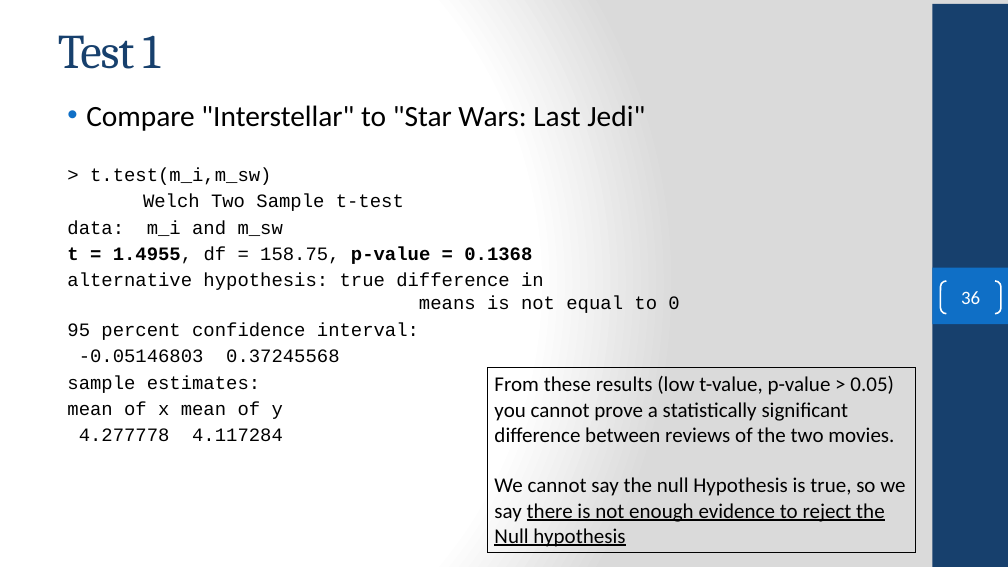
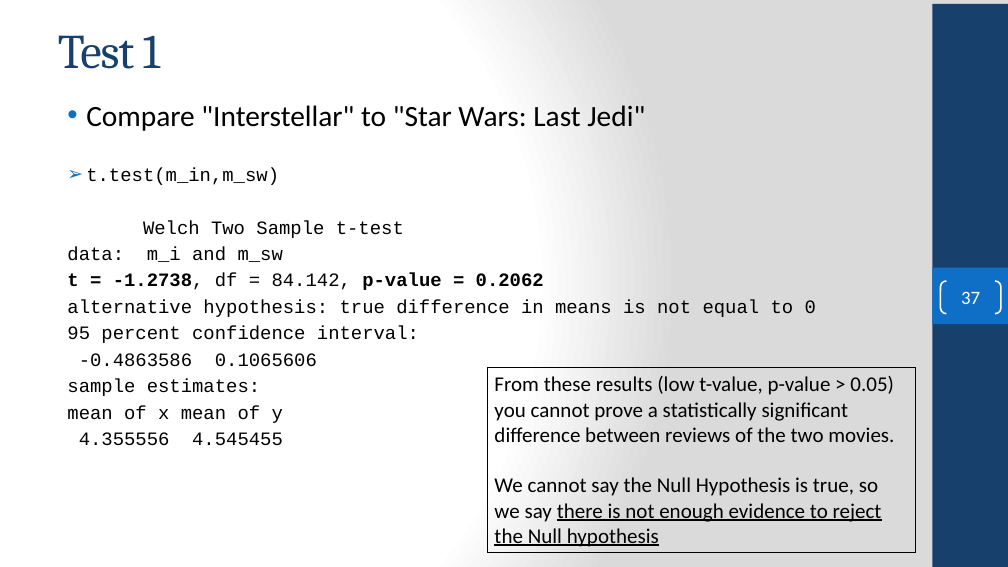
Before and after one commit to FSCJ-COP2073C/cop2073c-FullContent, a slide deck: slide 37 of slides/COP2073C-Module8.pptx (slide 36 before the commit). Drawn at 1008x567 pixels with LibreOffice and Linux fonts; fonts in the diff are those of the drawing; background and template pictures are left out. Boxes give left, top, right and bottom in pixels: in the first picture for what was removed or moved away, otherwise in the second. Text is boxed around its words. In the diff, an @@ line names an element or a change of style, - is before the commit and + after.

Commit message:
finished hypothesis testing

```diff
--- a/slides/COP2073C-Module8.pptx
+++ b/slides/COP2073C-Module8.pptx
@@ text at (86,167,279,185): text changed @@
-> t.test(m_i,m_sw)
+➢ t.test(m_in,m_sw)
@@ text at (67,273,544,290): text changed @@
-t = 1.4955, df = 158.75, p-value = 0.1368
+t = -1.2738, df = 84.142, p-value = 0.2062
@@ page number at (961,291,980,304): text changed @@
-36
+37
@@ text at (79,353,317,367): text changed @@
--0.05146803 0.37245568
+-0.4863586 0.1065606
@@ text at (79,432,283,446): text changed @@
-4.277778 4.117284
+4.355556 4.545455
@@ text in rectangle at (494,477,882,547): text changed @@
-We cannot say the null Hypothesis is true, so we say there is not enough evidence to reject the Null hypothesis
+We cannot say the Null Hypothesis is true, so we say there is not enough evidence to reject the Null hypothesis
```
Also in this commit, not shown: 10 other slides changed, 1 slide added, 5 other files.
